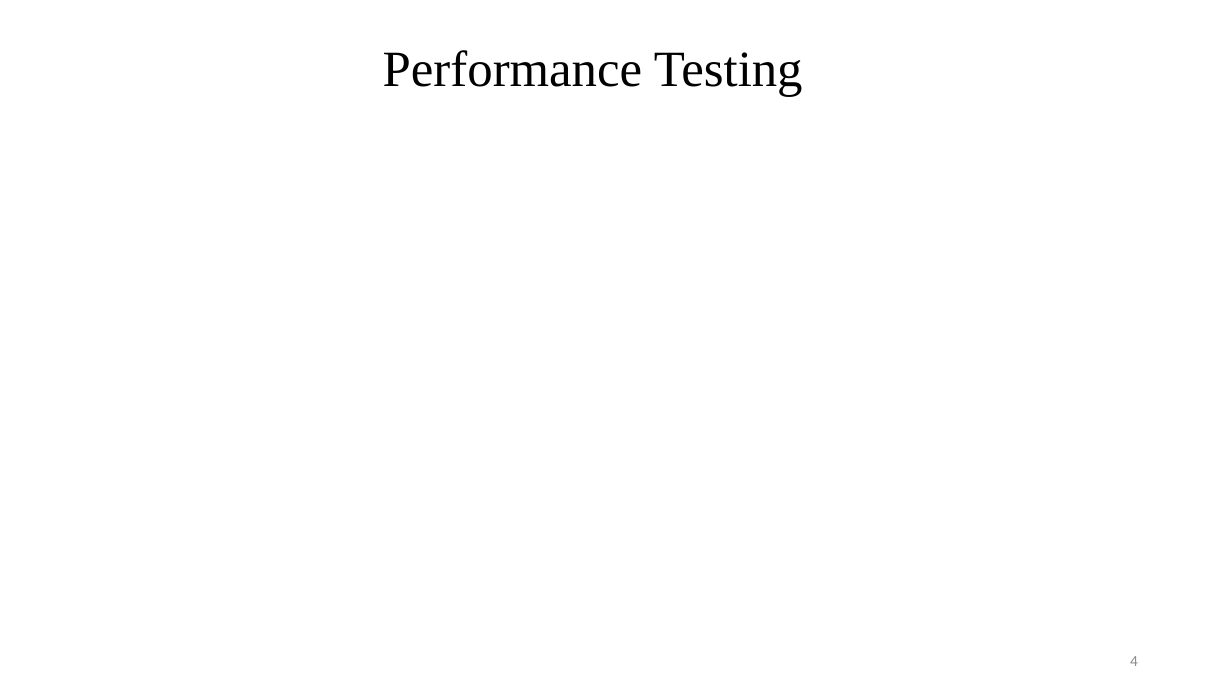
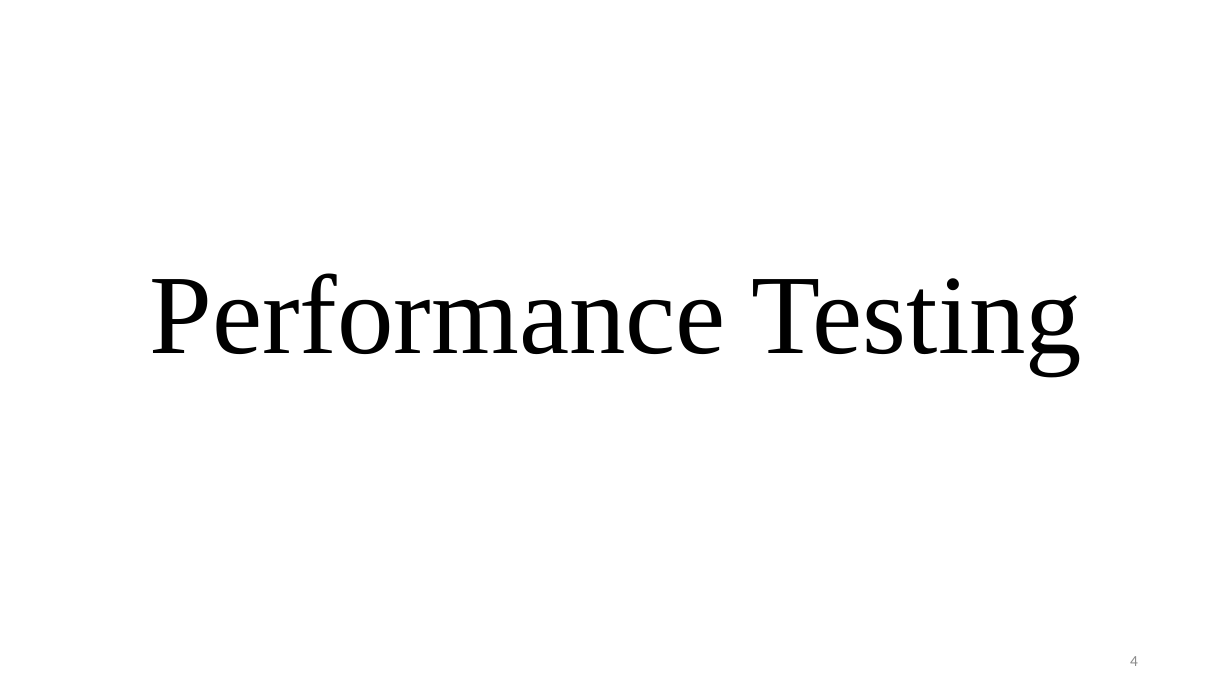
Before and after one commit to psas/electric-feed-system-prototype, a slide deck: slide 4 of Docs/Presentations/Slides/froyo_edits.pptx. Drawn at 1232x693 pixels with LibreOffice and Linux fonts; fonts in the diff are those of the drawing. Boxes give left, top, right and bottom in pixels: in the first picture for what was removed or moved away, otherwise in the second. Text is boxed around its words. In the diff, an @@ line names an element or a change of style, - is before the commit and + after.

```diff
--- a/Docs/Presentations/Slides/froyo_edits.pptx
+++ b/Docs/Presentations/Slides/froyo_edits.pptx
@@ title "Performance Testing" moved from (x1=383, y1=50, x2=803, y2=96) to (x1=149, y1=273, x2=1083, y2=374) @@
@@ title "Performance Testing" at (x1=149, y1=273, x2=1083, y2=374): size 39.6 to 88 pt @@
```
Also in this commit, not shown: 1 other slide changed, 1 slide added, 1 slide removed.
